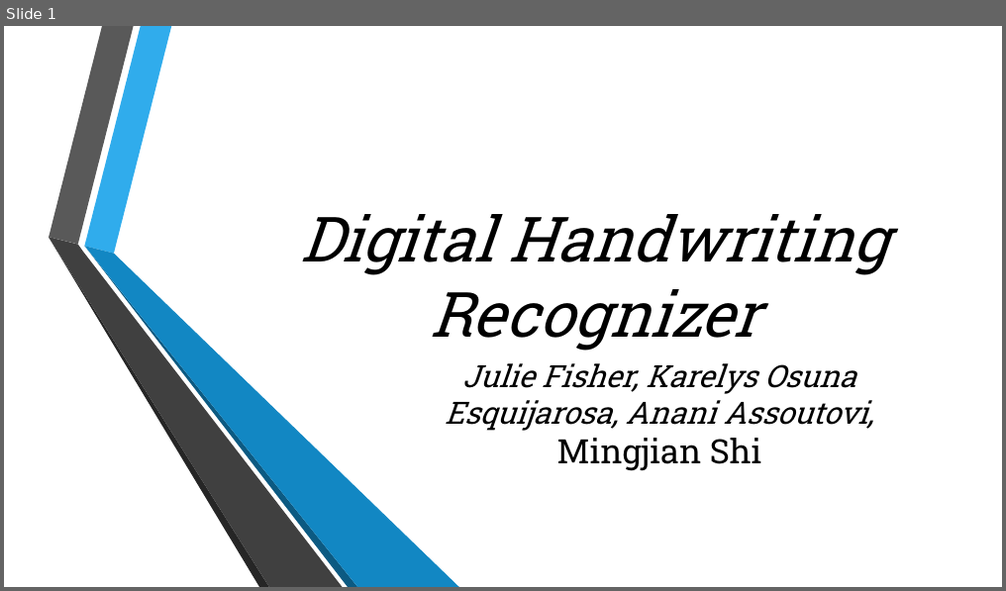
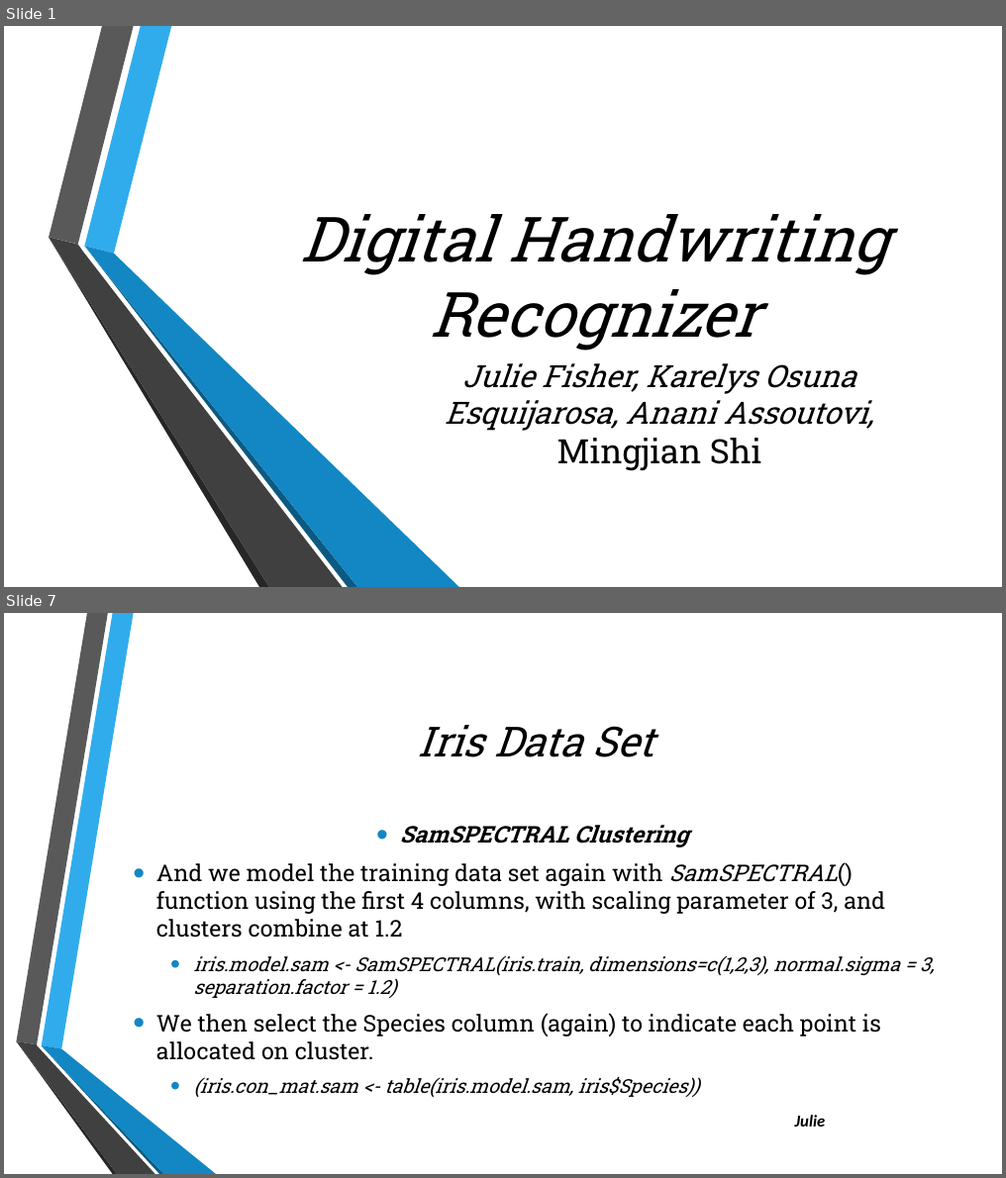
Before and after one commit to julielinx/Final-_Project, a slide deck: Presentation1.pptx. Shown one above the other, each under a label of ours: slide 1 before the commit, slides 1 and 7 after it; the slides between them are not shown. The pictures are 1006x591 and 1006x1178 pixels, drawn with LibreOffice and Linux fonts; fonts in the diff are those of the drawing; background and template pictures are left out. Boxes give left, top, right and bottom in pixels: in the first picture for what was removed or moved away, otherwise in the second. Text is boxed around its words. In the diff, an @@ line names an element or a change of style, - is before the commit and + after.

```diff
--- a/Presentation1.pptx
+++ b/Presentation1.pptx
@@ slide 7 added at box(4, 613, 1002, 1174), background picture (left out) @@
@@ title added at box(417, 725, 653, 758), 40 pt, text #000000, italic @@
+Iris Data Set
@@ text added at box(156, 825, 934, 1097), 22.2 pt, text #000000 @@
+• SamSPECTRAL Clustering
+• And we model the training data set again with SamSPECTRAL() function using the first 4 columns, with scaling parameter of 3, and clusters combine at 1.2
+  • iris.model.sam <- SamSPECTRAL(iris.train, dimensions=c(1,2,3), normal.sigma = 3, separation.factor = 1.2)
+• We then select the Species column (again) to indicate each point is allocated on cluster.
+  • (iris.con_mat.sam <- table(iris.model.sam, iris$Species))
@@ group added at box(16, 613, 216, 1174): 6 freeform shapes @@
@@ text added at box(795, 1115, 826, 1127), 16 pt, text #000000, bold, italic @@
+Julie
```
Also in this commit, not shown: 5 slides changed, 7 other slides added.
